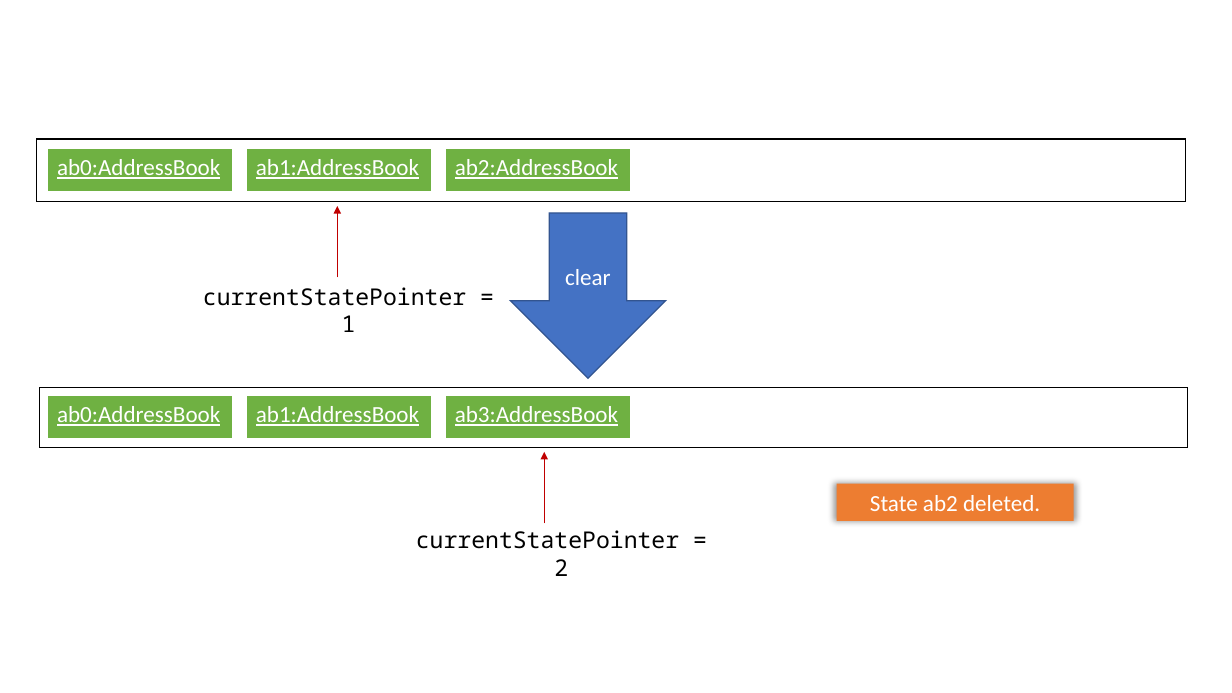
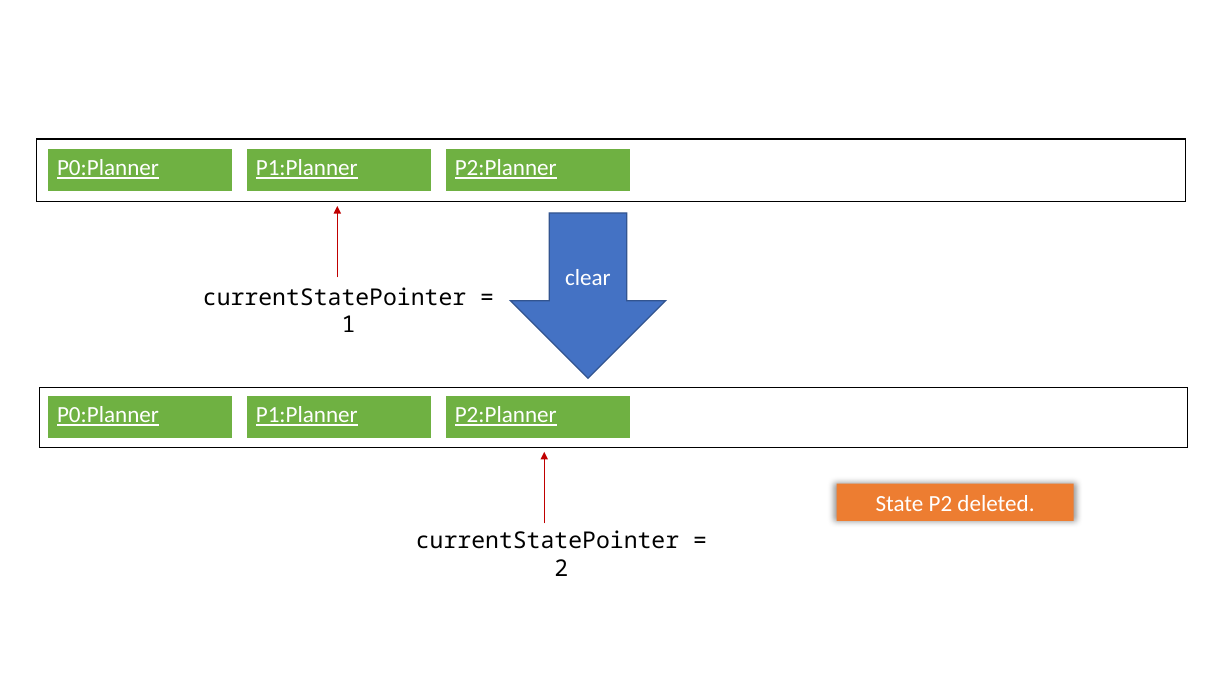
Before and after one commit to seanieyap/main, a slide deck: slide 1 of docs/diagrams/UndoRedoNewCommand4StateListDiagram.pptx. Drawn at 1232x693 pixels with LibreOffice and Linux fonts; fonts in the diff are those of the drawing. Boxes give left, top, right and bottom in pixels: in the first picture for what was removed or moved away, otherwise in the second. Text is boxed around its words. In the diff, an @@ line names an element or a change of style, - is before the commit and + after.

```diff
--- a/docs/diagrams/UndoRedoNewCommand4StateListDiagram.pptx
+++ b/docs/diagrams/UndoRedoNewCommand4StateListDiagram.pptx
@@ table at (x1=48, y1=149, x2=233, y2=191) @@
-row 1, column 1: ab0:AddressBook
+row 1, column 1: P0:Planner
@@ table at (x1=247, y1=149, x2=432, y2=191) @@
-row 1, column 1: ab1:AddressBook
+row 1, column 1: P1:Planner
@@ table at (x1=445, y1=149, x2=630, y2=191) @@
-row 1, column 1: ab2:AddressBook
+row 1, column 1: P2:Planner
@@ table at (x1=48, y1=396, x2=233, y2=439) @@
-row 1, column 1: ab0:AddressBook
+row 1, column 1: P0:Planner
@@ table at (x1=247, y1=396, x2=432, y2=439) @@
-row 1, column 1: ab1:AddressBook
+row 1, column 1: P1:Planner
@@ table at (x1=445, y1=396, x2=630, y2=439) @@
-row 1, column 1: ab3:AddressBook
+row 1, column 1: P2:Planner
@@ text in rectangle at (x1=876, y1=495, x2=1034, y2=511): text changed @@
-State ab2 deleted.
+State P2 deleted.
```
Also in this commit, not shown: 16 other files.
